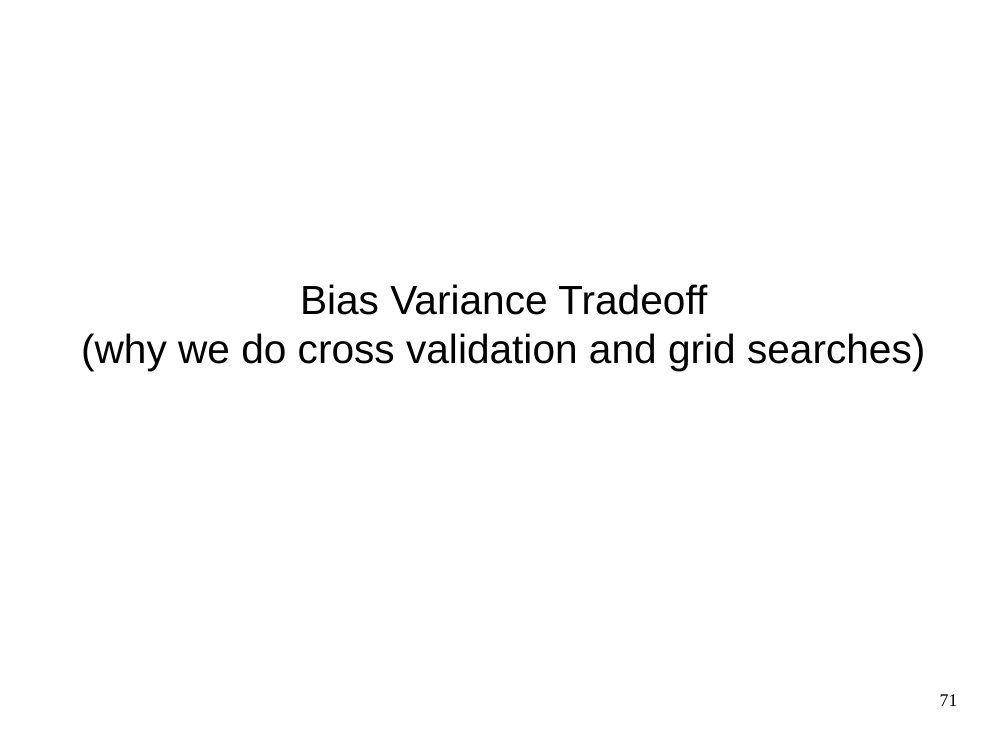
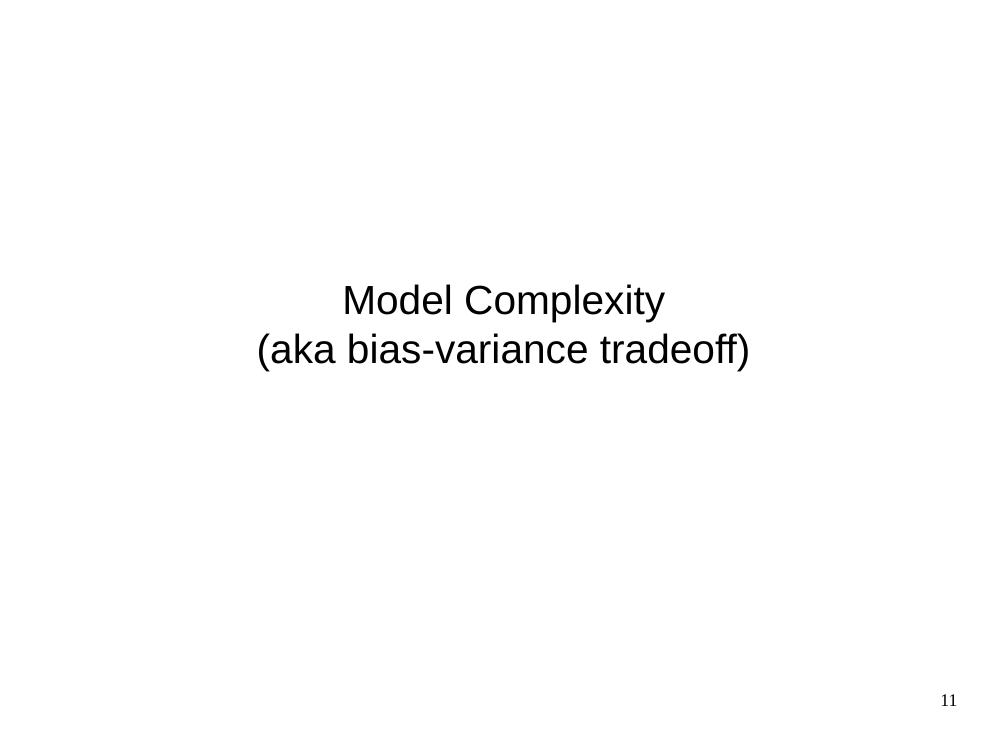
Before and after one commit to amueller/advanced-sklearn-boston-nlp-2016, a slide deck: slide 11 of pydata-amsterdam-advanced-sklearn.odp (slide 71 before the commit). Drawn at 1008x756 pixels with LibreOffice and Linux fonts; fonts in the diff are those of the drawing. Boxes give left, top, right and bottom in pixels: in the first picture for what was removed or moved away, otherwise in the second. Text is boxed around its words. In the diff, an @@ line names an element or a change of style, - is before the commit and + after.

```diff
--- a/pydata-amsterdam-advanced-sklearn.odp
+++ b/pydata-amsterdam-advanced-sklearn.odp
@@ subtitle at <box>257,284,751,371</box>: text changed @@
-Bias Variance Tradeoff
-(why we do cross validation and grid searches)
+Model Complexity
+(aka bias-variance tradeoff)
@@ page number at <box>940,694,957,706</box>: text changed @@
-71
+11
```
Also in this commit, not shown: 6 other slides changed, 27 slides added, 16 slides removed.
